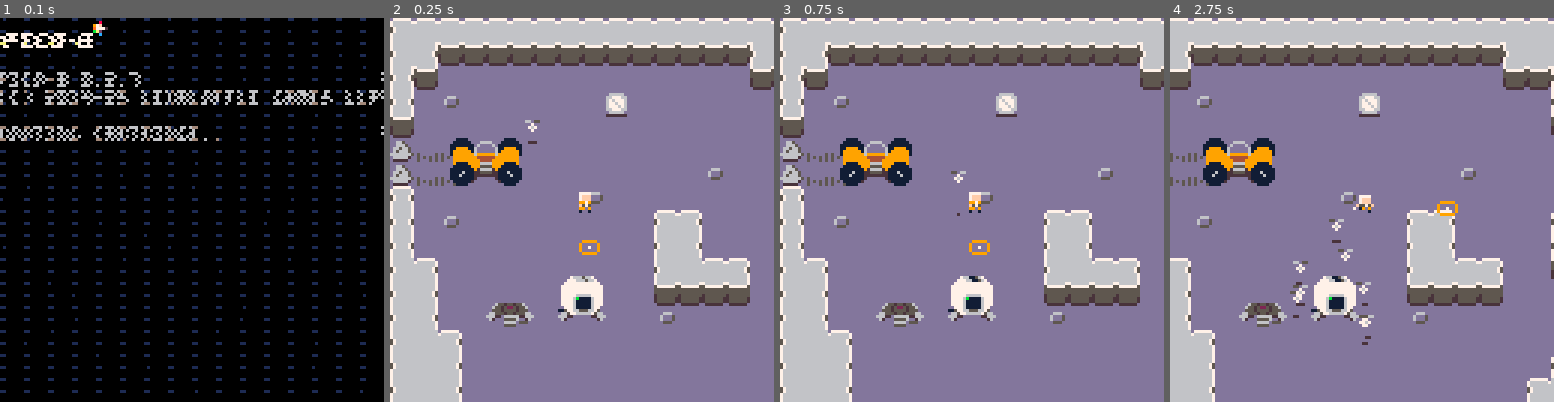
Above: before the commit, frames 1-4 (left to right).
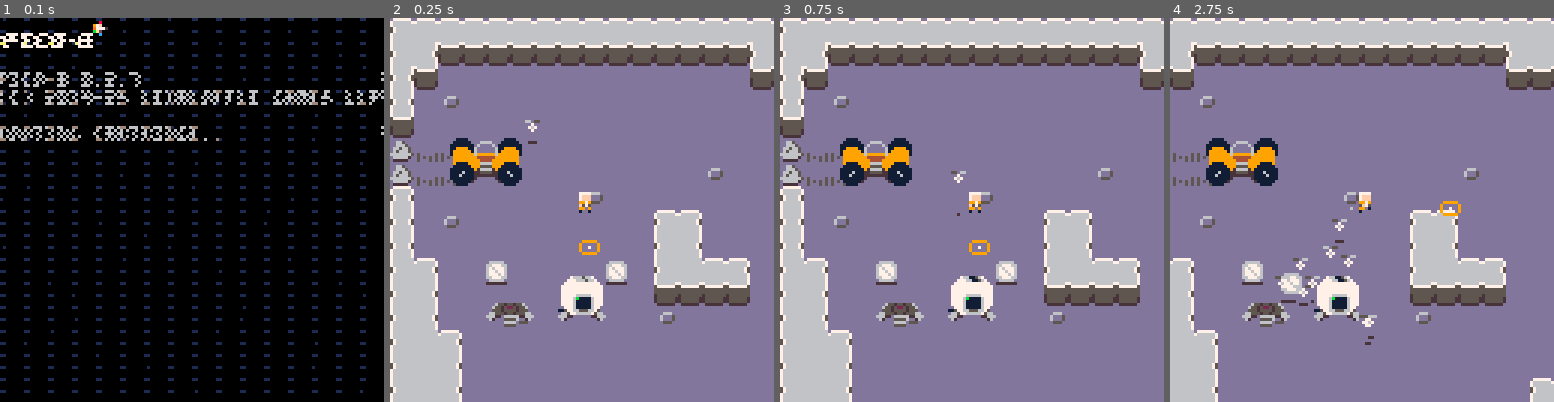
Above: after the commit, the same moments.

Repository: kevinthompson/moonbreak-p8
Game: PICO-8 cartridge moonbreak.p8
Two runs of this game, one before a commit and one after it. Both use one fixed random seed, a clock stepped at 60 frames per second and the inputs below.
Inputs:
- Up to frame 1 (0.1 s): no input
- Up to frame 2 (0.25 s): no input
- Up to frame 3 (0.75 s): tap X (X key) at 0.33 s; tap O (Z key) at 0.7 s
- Up to frame 4 (2.75 s): tap X (X key) at 1.07, 1.85 s; hold Right 1.6-2.1 s; tap O (Z key) at 1.7, 2.1, 2.5 s; hold Up 2.15-2.42 s; hold Right from 2.47 s (still down)

Frame 1 is identical in both runs. In frame 2, 1.0% of the frame differs, in the area x 25-62%, y 19-70%; in frame 3, 1.0%; in frame 4, 8.0%, in the area x 0-100%, y 0-100%.

Commit message:
chore: make bots follow player after attacking

Diff:
--- a/moonbreak.p8
+++ b/moonbreak.p8
@@ -172,14 +172,14 @@
 5d5d5d5d5d5d5d5d5d5d5d5d5d5d5d5d5d5d5d5d5d5d5d5d5d5d5d5d5d5d5d5d5d5d5d5d5d5d5d5d5d5d5d5d5d5d5d5d4242424242424242424242424242424242424242424242424242424242424242424242424242424242424242424242424242424242424242424242424242424242424242424242424242424242424242
 5d5d5d5d5d5d5d5d5d5d5d5d5d5d5d5d5d5d5d5d5d5d5d5d5d5d5d5d5d5d5d5d5d5d5d5d5d5d5d5d5d5d5d5d5d5d5d5d4242424242424242424242424242424242424242424242424242424242424242424242424242424242424242424242424242424242424242424242424242424242424242424242424242424242424242
 5d5d000000000000000000000000005d5d5d5d5d5d5d5d5d5d5d5d5d5d5d5d5d5d5d5d5d5d5d5d5d5d5d5d5d5d5d5d5d4242424242424242424242424242424242424242424242424242424242424242424242424242424242424242424242424242424242424242424242424242424242424242424242424242424242424242
-5d004000000000000013000000000000005d5d5d5d5d5d5d5d5d5d5d5d5d5d5d5d5d5d5d5d5d5d5d5d5d5d5d5d5d5d5d4242424242424242424242424242424242424242424242424242424242424242424242424242424242424242424242424242424242424242424242424242424242424242424242424242424242424242
+5d004000000000000000000000000000005d5d5d5d5d5d5d5d5d5d5d5d5d5d5d5d5d5d5d5d5d5d5d5d5d5d5d5d5d5d5d4242424242424242424242424242424242424242424242424242424242424242424242424242424242424242424242424242424242424242424242424242424242424242424242424242424242424242
 5d000000000000000000000000000000005d5d5d5d5d5d5d5d5d5d5d5d5d5d5d5d5d5d5d5d5d5d5d5d5d5d5d5d5d5d5d4242424242424242424242424242424242424242424242424242424242424242424242424242424242424242424242424242424242424242424242424242424242424242424242424242424242424242
 4307070000000000000000000000000000005d5d5d5d5d5d5d5d0000005d5d5d5d5d5d5d5d5d5d5d5d5d5d5d5d5d5d5d4242424242424242424242424242424242424242424242424242424242424242424242424242424242424242424242424242424242424242424242424242424242424242424242424242424242424242
 4307070000000000000000000040000000004300000000000000000000005d5d5d5d5d5d5d5d5d5d5d5d5d5d5d5d5d5d4242424242424242424242424242424242424242424242424242424242424242424242424242424242424242424242424242424242424242424242424242424242424242424242424242424242424242
 5d00000000000000400000000000000000004300000000000000000000005d5d5d5d5d5d5d5d5d5d5d5d5d5d5d5d5d5d4242424242424242424242424242424242424242424242424242424242424242424242424242424242424242424242424242424242424242424242424242424242424242424242424242424242424242
 5d004000000000000000005d5d000000005d5d5d5d5d5d5d5d00000000005d5d5d5d5d5d5d5d5d5d5d5d5d5d5d5d5d5d4242424242424242424242424242424242424242424242424242424242424242424242424242424242424242424242424242424242424242424242424242424242424242424242424242424242424242
 5d000000000000000000005d5d000000005d5d5d5d5d5d5d5d00000000005d5d5d5d5d5d5d5d5d5d5d5d5d5d5d5d5d5d4242424242424242424242424242424242424242424242424242424242424242424242424242424242424242424242424242424242424242424242424242424242424242424242424242424242424242
-5d5d0000000000000000005d5d5d5d00005d5d5d5d5d5d5d0000000000005d5d5d5d5d5d5d5d5d5d5d5d5d5d5d5d5d5d4242424242424242424242424242424242424242424242424242424242424242424242424242424242424242424242424242424242424242424242424242424242424242424242424242424242424242
+5d5d0000130000000013005d5d5d5d00005d5d5d5d5d5d5d0000000000005d5d5d5d5d5d5d5d5d5d5d5d5d5d5d5d5d5d4242424242424242424242424242424242424242424242424242424242424242424242424242424242424242424242424242424242424242424242424242424242424242424242424242424242424242
 5d5d0000000000000000005d5d5d5d0000005d5d5d5d5d5d5d5d0000005d5d5d5d5d5d5d5d5d5d5d5d5d5d5d5d5d5d5d4242424242424242424242424242424242424242424242424242424242424242424242424242424242424242424242424242424242424242424242424242424242424242424242424242424242424242
 5d5d000000400000000000400000000000005d5d5d5d5d5d5d5d5d5d5d5d5d5d5d5d5d5d5d5d5d5d5d5d5d5d5d5d5d5d4242424242424242424242424242424242424242424242424242424242424242424242424242424242424242424242424242424242424242424242424242424242424242424242424242424242424242
 5d5d5d0000000000000000000000000000405d5d5d5d5d5d5d5d5d5d5d5d5d5d5d5d5d5d5d5d5d5d5d5d5d5d5d5d5d5d4242424242424242424242424242424242424242424242424242424242424242424242424242424242424242424242424242424242424242424242424242424242424242424242424242424242424242
--- a/scripts/entities/bot.lua
+++ b/scripts/entities/bot.lua
@@ -130,8 +130,8 @@
 
     attack = function(_ENV)
       if not target or target.health <= 0 then
-        target = nil
-        state = "idle"
+        target = player
+        state = "follow"
         return
       end
 
